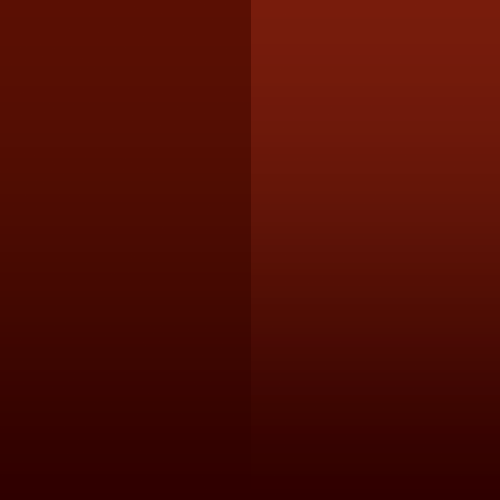
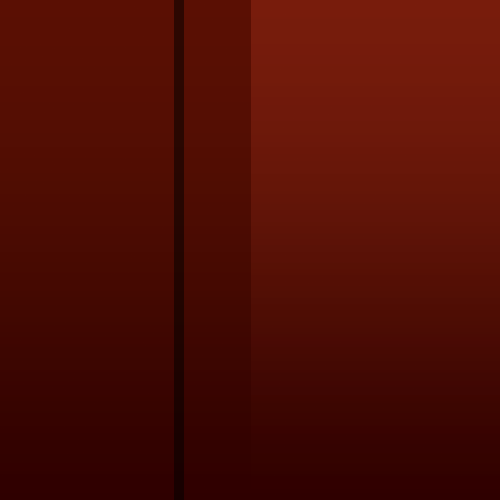
Revision of a layered w=500, h=500 image; what changed, layer by layer:
added layer "Layer 2" (51%) above "Layer 1" over (174, 0, 184, 500)
